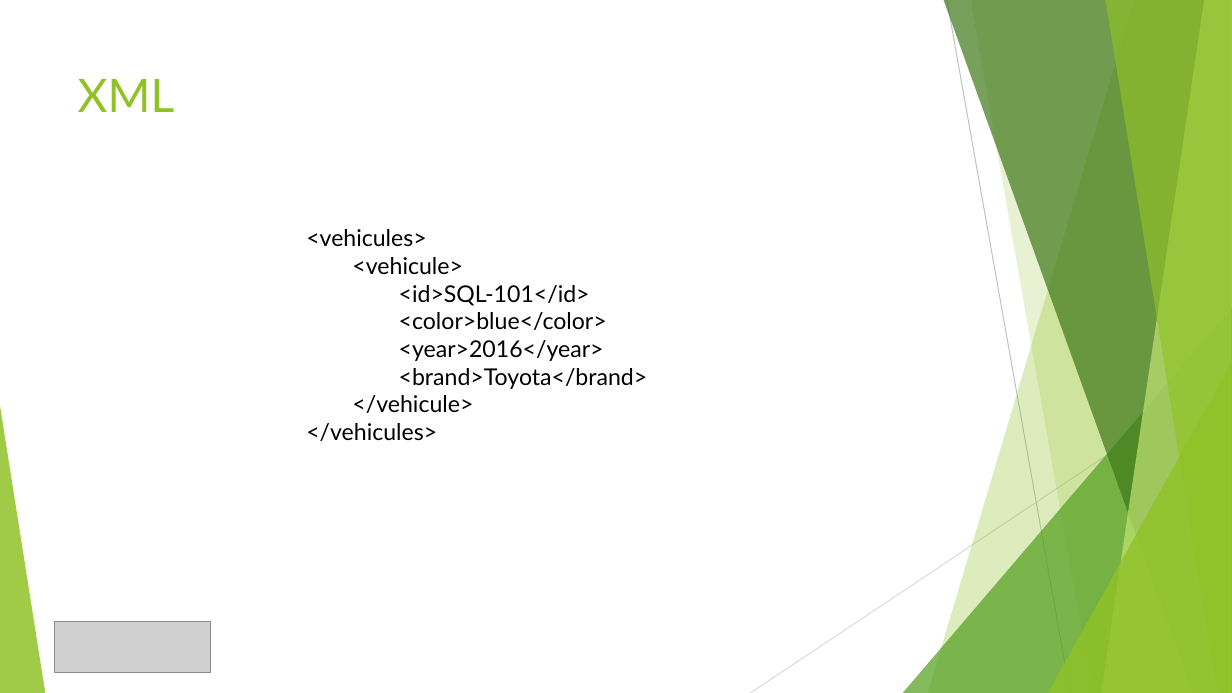
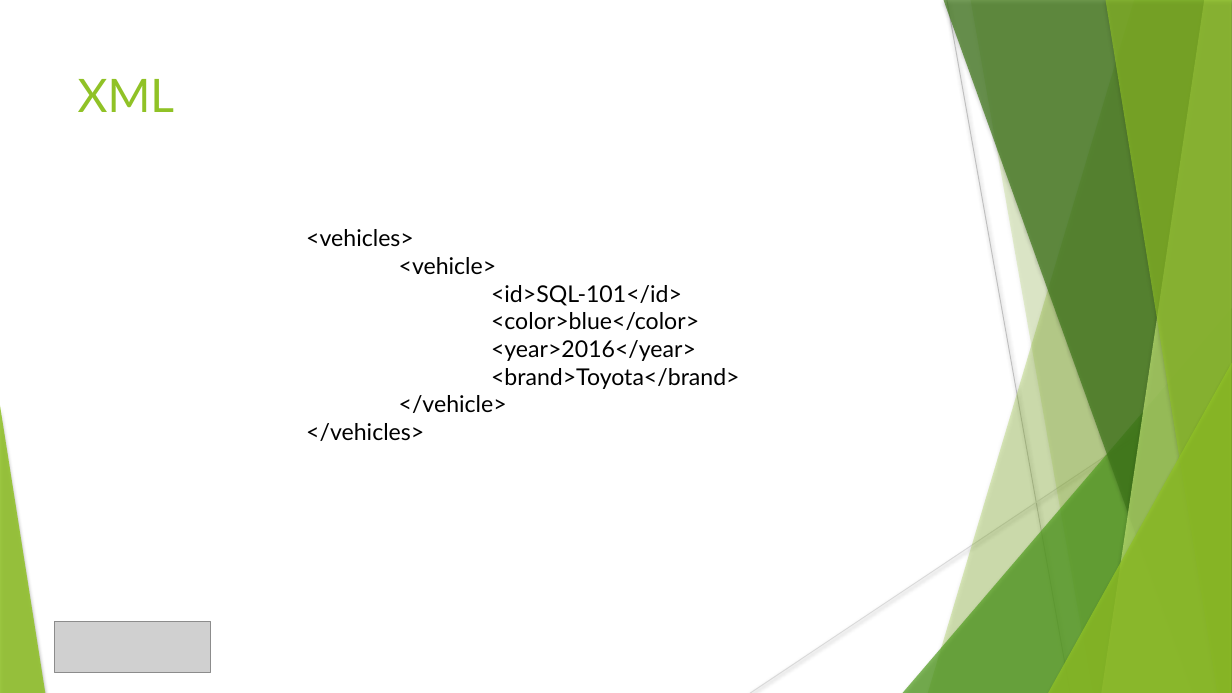
Before and after one commit to crojasaragonez/presentations, a slide deck: slide 13 of web_api_design/web_api_design.pptx. Drawn at 1232x693 pixels with LibreOffice and Linux fonts; fonts in the diff are those of the drawing; grey boxes stand for pictures. Boxes give left, top, right and bottom in pixels: in the first picture for what was removed or moved away, otherwise in the second. Text is boxed around its words. In the diff, an @@ line names an element or a change of style, - is before the commit and + after.

Commit message:
fixing typos

```diff
--- a/web_api_design/web_api_design.pptx
+++ b/web_api_design/web_api_design.pptx
@@ freeform shape at <box>970,0,1232,693</box>: shadow on; outline redrawn @@
@@ text at <box>306,229,497,274</box>: text changed @@
-<vehicules>
-<vehicule>
+<vehicles>
+<vehicle>
@@ shadow on in 7 elements at <box>928,0,1232,693</box>, <box>903,308,1232,693</box>, <box>944,0,1232,693</box>, <box>1102,0,1232,693</box>, <box>1105,0,1232,693</box>, <box>1048,363,1232,693</box>, <box>0,406,45,693</box> @@
@@ text at <box>306,395,507,441</box>: text changed @@
-</vehicule>
-</vehicules>
+</vehicle>
+</vehicles>
```
Also in this commit, not shown: 21 other slides changed.
